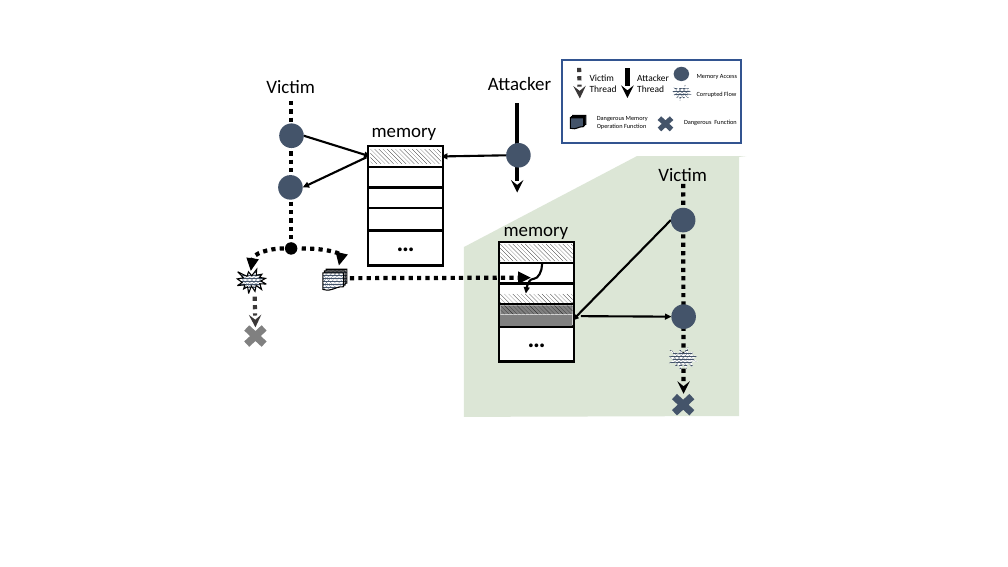
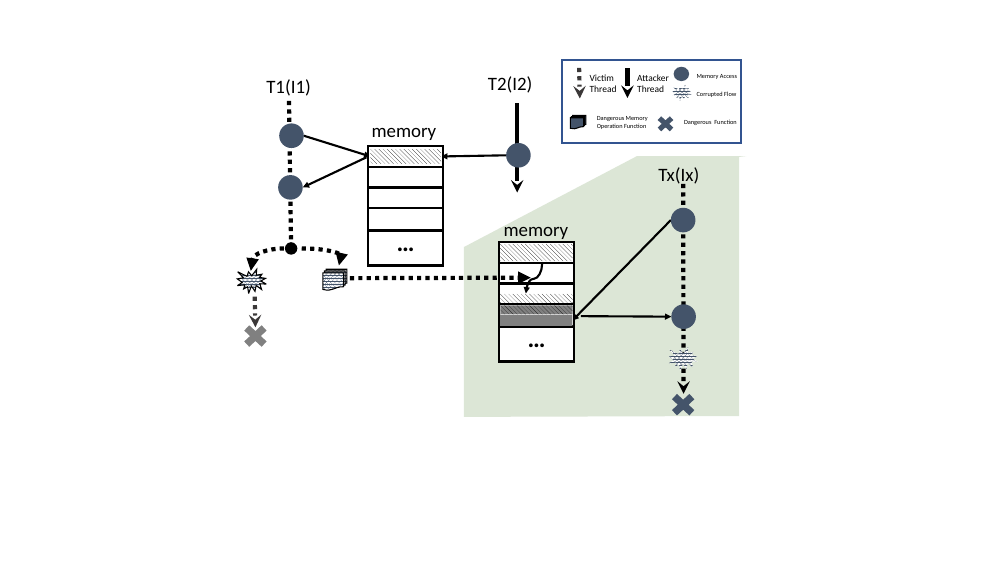
Before and after one commit to ab1gale/conatkpaper, a slide deck: slide 2 of raw_ppt/model.pptx. Drawn at 1008x567 pixels with LibreOffice and Linux fonts; fonts in the diff are those of the drawing. Boxes give left, top, right and bottom in pixels: in the first picture for what was removed or moved away, otherwise in the second. Text is boxed around its words. In the diff, an @@ line names an element or a change of style, - is before the commit and + after.

```diff
--- a/raw_ppt/model.pptx
+++ b/raw_ppt/model.pptx
@@ text at [266,79,311,96]: text changed @@
-Victim
+T1(I1)
@@ text at [488,76,533,93]: text changed @@
-Attacker
+T2(I2)
@@ text at [658,167,699,186]: text changed @@
-Victim
+Tx(Ix)
```
Also in this commit, not shown: 1 slide added, 4 other files.
